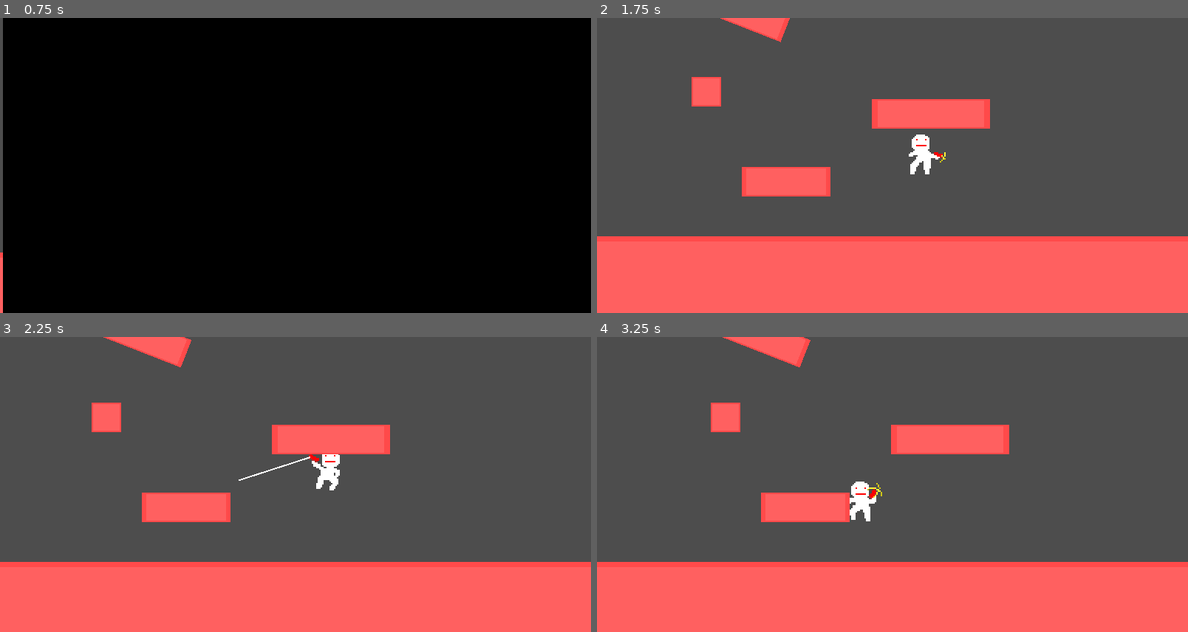
Above: before the commit, frames 1-4 (two rows, left to right).
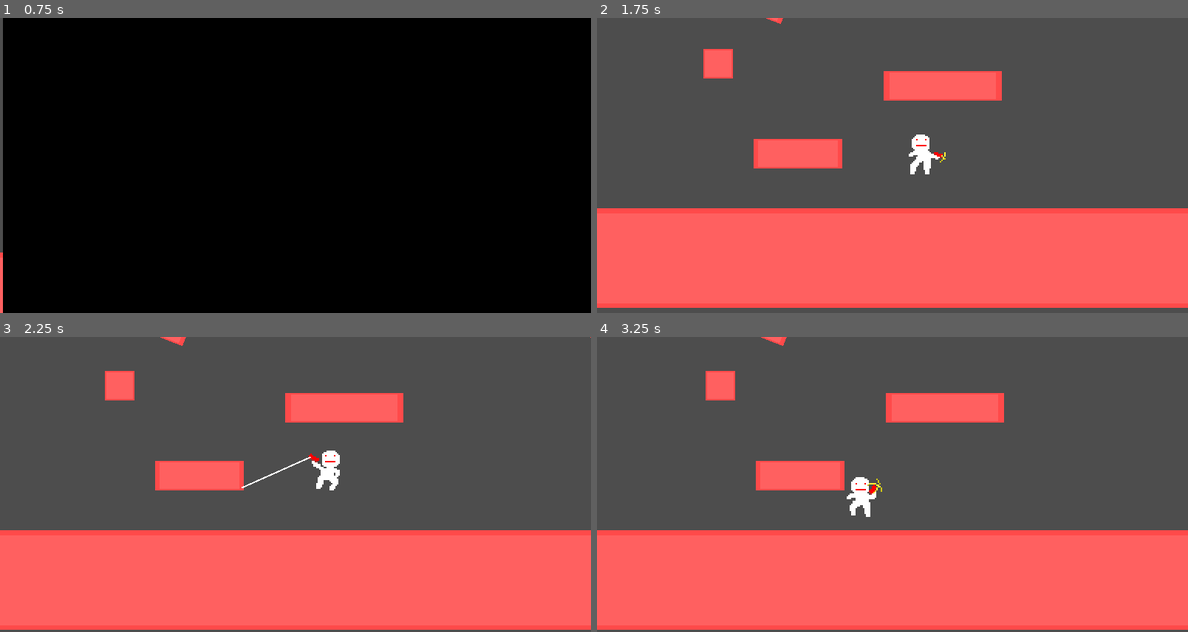
Above: after the commit, the same moments.

Repository: q-0q/grapple
Game: Godot game, scene res://Scenes/MainMenu.tscn
Same seed, same stepped clock (60 frames per second), same inputs: the game is played once before the commit and once after it.
Inputs (mouse positions are in pixels of both pictures, inside the frame that each line leads up to):
- Up to frame 1 (0.75 s): click "Start" at 0.5 s
- Up to frame 2 (1.75 s): move the mouse to (1022, 150) at 1.27 s; press the mouse at (1022, 150) at 1.28 s; hold D (Right) from 1.28 s (still down); tap W (Jump) at 1.52 s
- Up to frame 3 (2.25 s): keep holding D (Right); move the mouse to (177, 499) at 2.02 s; release the mouse at (177, 499) at 2.03 s; click (177, 499) at 2.1 s
- Up to frame 4 (3.25 s): tap W (Jump) at 2.27 s; move the mouse to (951, 419) at 2.77 s; release D (Right) at 2.78 s; press the mouse at (951, 419) at 2.78 s; hold A (Left) from 2.78 s (still down)

Frame 1 is identical in both runs. In frame 2, 19% of the frame differs, in the area x 0-100%, y 0-100%; in frame 3, 20%; in frame 4, 20%.

Commit message:
max grapple distance

Diff:
--- a/Scenes/Game.tscn
+++ b/Scenes/Game.tscn
@@ -24,10 +24,20 @@
 scale = Vector2(4, 1)
 
 [node name="Block5" parent="." instance=ExtResource("2_fxnpu")]
-position = Vector2(-53, -125)
+position = Vector2(-61, -118)
 rotation = 0.3735
 scale = Vector2(3, 1)
 
 [node name="Block6" parent="." instance=ExtResource("2_fxnpu")]
 position = Vector2(87, -175)
 scale = Vector2(4, 1)
+
+[node name="Block7" parent="." instance=ExtResource("2_fxnpu")]
+position = Vector2(216, -136)
+rotation = 0.689999
+scale = Vector2(4, 1)
+
+[node name="Block8" parent="." instance=ExtResource("2_fxnpu")]
+position = Vector2(-44, -243)
+rotation = -0.606512
+scale = Vector2(4, 1)
--- a/Scenes/Player.tscn
+++ b/Scenes/Player.tscn
@@ -453,6 +453,9 @@
 
 [node name="GrappleFiringPoint" type="Node2D" parent="Sprite2D"]
 
+[node name="RayCast2D" type="RayCast2D" parent="Sprite2D/GrappleFiringPoint"]
+target_position = Vector2(2.08165e-12, 2.08165e-12)
+
 [node name="Label" type="Label" parent="."]
 offset_left = -19.0
 offset_top = -38.0
--- a/Scripts/Player/AirGrappleFire.gd
+++ b/Scripts/Player/AirGrappleFire.gd
@@ -6,6 +6,7 @@
 @onready var ExtensionPoint : Node2D = $holder/Sprite2D/ExtensionPoint
 
 var attach_point : Vector2
+var is_attached : bool
 
 func _ready():
 
@@ -22,7 +23,7 @@
 	]
 
 func on_enter():
-		compute_attach_point()
+		is_attached = compute_attach_point()
 
 		character().get_node("AnimationPlayer").play("air_grapple_fire")
 		lock_state_for_duration(0.7)
@@ -40,9 +41,12 @@
 		line.points[0] = ExtensionPoint.global_position
 		$holder.position = FiringPoint.global_position
 		$holder.rotation_degrees = compute_holder_rotation_deg()
-		character().velocity = character().velocity.lerp(Vector2.ZERO, 20 * get_process_delta_time())
+
+		character().velocity = character().velocity.lerp(Vector2.ZERO, 15 * get_process_delta_time())
 
 func on_exit():
+
+	FiringPoint.get_node("RayCast2D").target_position = Vector2.ZERO
 	$AnimationPlayer.play("RESET")
 	line.clear_points()
 
@@ -52,10 +56,19 @@
 func compute_holder_rotation_deg() -> float:
 	return rad_to_deg(Vector2.DOWN.angle_to( FiringPoint.global_position - attach_point))
 
-func compute_attach_point() -> void:
-	attach_point = get_local_mouse_position()
+func compute_attach_point() -> bool:
+	var cast : RayCast2D = FiringPoint.get_node("RayCast2D")
+	cast.target_position = (FiringPoint.get_local_mouse_position()).normalized() * 150
+	cast.force_raycast_update()
+	if cast.is_colliding():
+		attach_point = cast.get_collision_point()
+		return true
+	else:
+		attach_point = ((get_global_mouse_position() - character().position).normalized() * 150) + character().position
+		return false
 
 func _on_timeout():
+	if !is_attached: return
 	var v = (attach_point - character().position).normalized() * 1000
 	character().velocity.y += v.y * 4
 	character().velocity.x += v.x / 2
--- a/Scripts/Player/AirGrappleHold.gd
+++ b/Scripts/Player/AirGrappleHold.gd
@@ -22,6 +22,9 @@
 	enter_vel = character().velocity
 	character().get_node("AnimationPlayer").play("air_grapple_hold")
 
+	if character().velocity.length() > 200:
+		character().velocity = character().velocity.normalized() * 200
+
 
 func on_process():
 	if (get_global_mouse_position() - character().position).x > 0:
--- a/Scripts/Player/Player.gd
+++ b/Scripts/Player/Player.gd
@@ -11,7 +11,6 @@
 	# Update FSM
 	$FSM.update()
 
-	# TODO: $AnimationPlayer.play($FSM.desired_animation)
 	move_and_slide()
 
 
